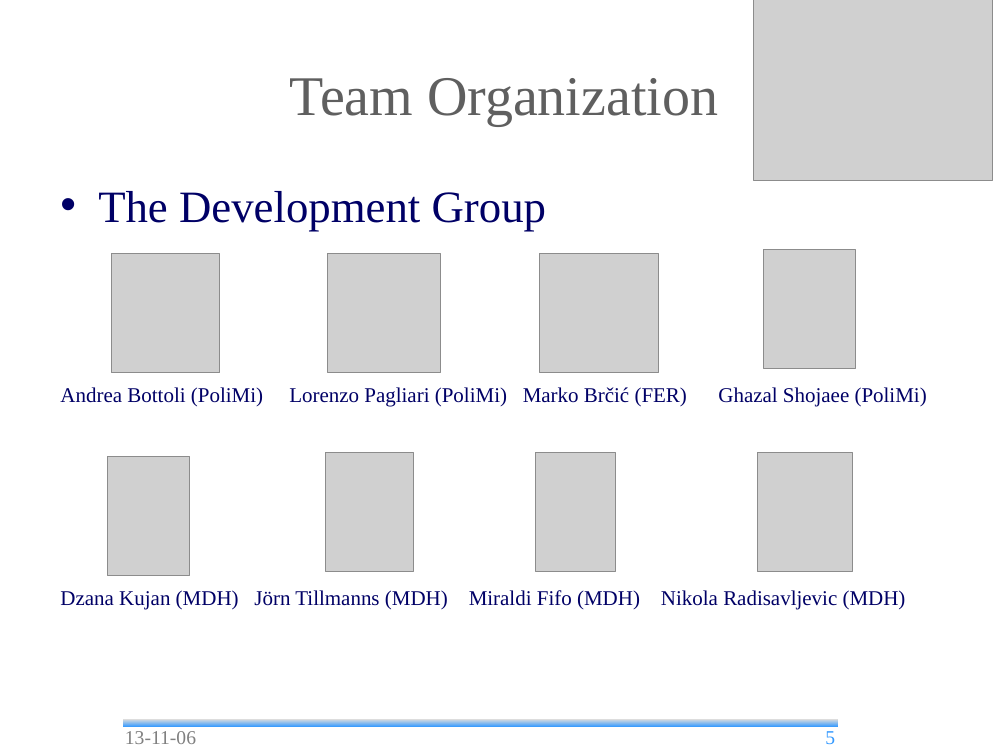
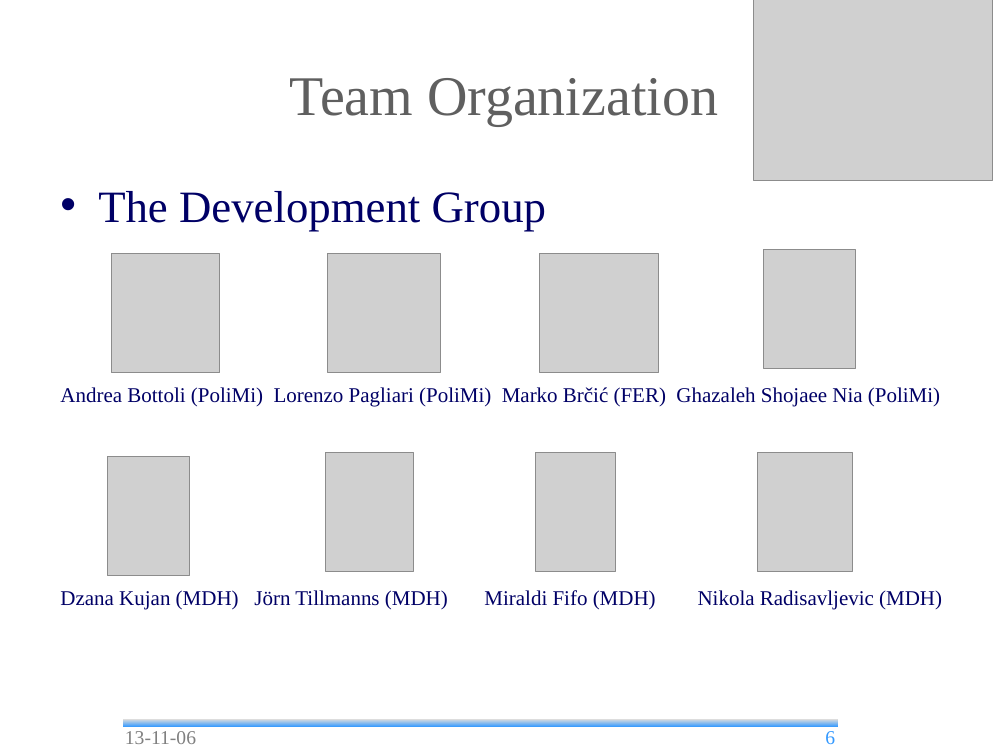
Before and after one commit to andrea-bottoli/DSD, a slide deck: slide 6 of Documentation/Presentation/13_45/Status_Report.odp (slide 5 before the commit). Drawn at 1008x756 pixels with LibreOffice and Linux fonts; fonts in the diff are those of the drawing; grey boxes stand for pictures; background and template pictures are left out. Boxes give left, top, right and bottom in pixels: in the first picture for what was removed or moved away, otherwise in the second. Text is boxed around its words. In the diff, an @@ line names an element or a change of style, - is before the commit and + after.

```diff
--- a/Documentation/Presentation/13_45/Status_Report.odp
+++ b/Documentation/Presentation/13_45/Status_Report.odp
@@ text at (x1=60, y1=387, x2=940, y2=407): text changed @@
-Andrea Bottoli (PoliMi) Lorenzo Pagliari (PoliMi) Marko Brčić (FER) Ghazal Shojaee (PoliMi)
+Andrea Bottoli (PoliMi) Lorenzo Pagliari (PoliMi) Marko Brčić (FER) Ghazaleh Shojaee Nia (PoliMi)
@@ page number at (x1=825, y1=731, x2=835, y2=744): text changed @@
-5
+6
```
Also in this commit, not shown: 7 other slides changed, 4 slides added, 1 slide removed, 3 other files.
